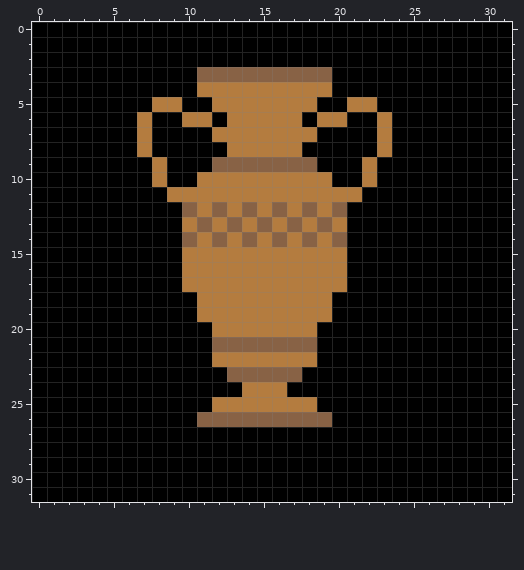
Edited in one commit: pixel-art file (creative/Aseprite/Items/Resources.aseprite). The picture above is the old version.
32x32 pixels, 1 frame.
After the commit:
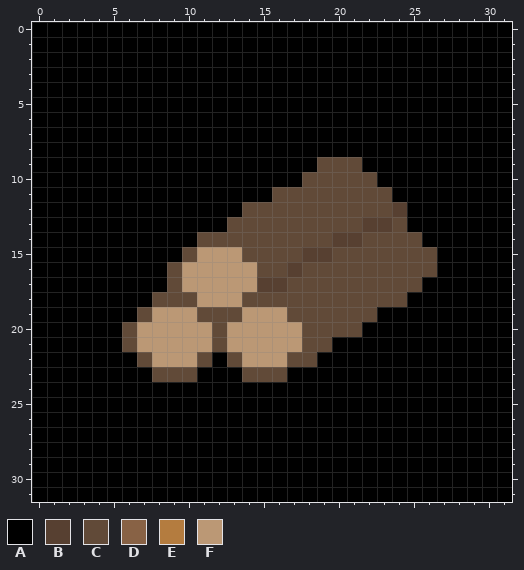
Palette (. is transparent): A #000000  B #574031  C #614a38  D #886245  E #b47c3f  F #bb9875
The edit:
layer "Olive Oil" now hidden
layer "Lumber" now shown
The author changed colour D to colour A in row 3 at x 11 to 19; in row 9 at x 12 to 18; in row 12 at x 10 and 12; in row 13 at x 11; in row 14 at x 10; in row 23 at x 13 and 17.
The author changed colour D to colour A in row 26 at x 11 to 19.
The author changed colour E to colour A in row 4 at x 11 to 19; in row 5 at x 8 to 9, 12 to 18 and 21 to 22; in row 6 at x 7, 10 to 11, 13 to 17, 19 to 20 and 23; in row 7 at x 7, 12 to 18 and 23; in row 8 at x 7, 13 to 17 and 23; in row 9 at x 8 and 22.
The author changed colour E to colour A in row 10 at x 8 and 11 to 17; in row 11 at x 9 to 15; in row 12 at x 11 and 13; in row 13 at x 10 and 12; in row 22 at x 12; in row 24 at x 14 to 16.
The author changed colour E to colour A in row 25 at x 12 to 18.
The author changed colour A to colour B in row 12 at x 24; in row 13 at x 22 to 23; in row 14 at x 21.
The author changed colour D to colour B in row 14 at x 20.
The author changed colour E to colour B in row 15 at x 18 to 19; in row 16 at x 17; in row 17 at x 15 to 16.
The author changed colour A to colour C in row 9 at x 19 to 21; in row 10 at x 20 to 21; in row 11 at x 22 to 23; in row 12 at x 21 to 23; in row 13 at x 21 and 24; in row 14 at x 22 to 25.
The author changed colour A to colour C in row 15 at x 21 to 26; in row 16 at x 9 and 21 to 26; in row 17 at x 9 and 21 to 25; in row 18 at x 8 to 10 and 20 to 24; in row 19 at x 7 and 20 to 22; in row 20 at x 6 and 19 to 21.
The author changed colour A to colour C in row 21 at x 6 and 19; in row 22 at x 7 and 11; in row 23 at x 8 to 10.
The author changed colour D to colour C in row 12 at x 14, 16, 18 and 20; in row 13 at x 13, 15, 17 and 19; in row 14 at x 12, 14, 16 and 18; in row 21 at x 12 and 18; in row 23 at x 14 to 16.
The author changed colour E to colour C in row 10 at x 18 to 19 and 22; in row 11 at x 16 to 21; in row 12 at x 15, 17 and 19; in row 13 at x 14, 16, 18 and 20; in row 14 at x 11, 13, 15, 17 and 19; in row 15 at x 10, 14 to 17 and 20.
The author changed colour E to colour C in row 16 at x 15 to 16 and 18 to 20; in row 17 at x 17 to 20; in row 18 at x 14 to 19; in row 19 at x 11 to 13 and 17 to 19; in row 20 at x 12 and 18; in row 22 at x 13 and 17 to 18.
The author changed colour A to colour F in row 19 at x 8 to 10; in rows 20 to 21 at x 7 to 11; in row 22 at x 8 to 10.
The author changed colour D to colour F in row 21 at x 13 to 17.
The author changed colour E to colour F in row 15 at x 11 to 13; in rows 16 to 17 at x 10 to 14; in row 18 at x 11 to 13; in row 19 at x 14 to 16; in row 20 at x 13 to 17; in row 22 at x 14 to 16.
